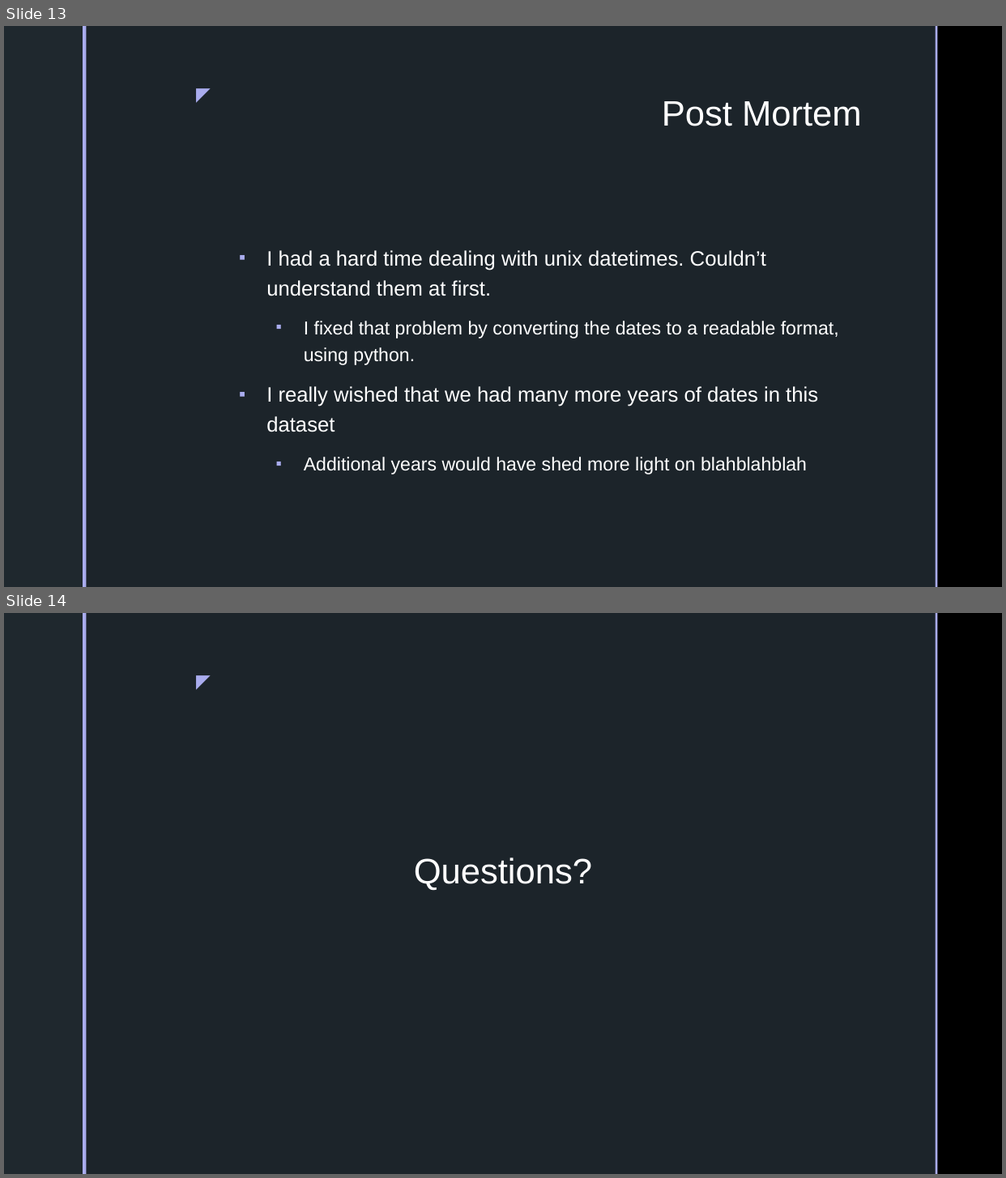
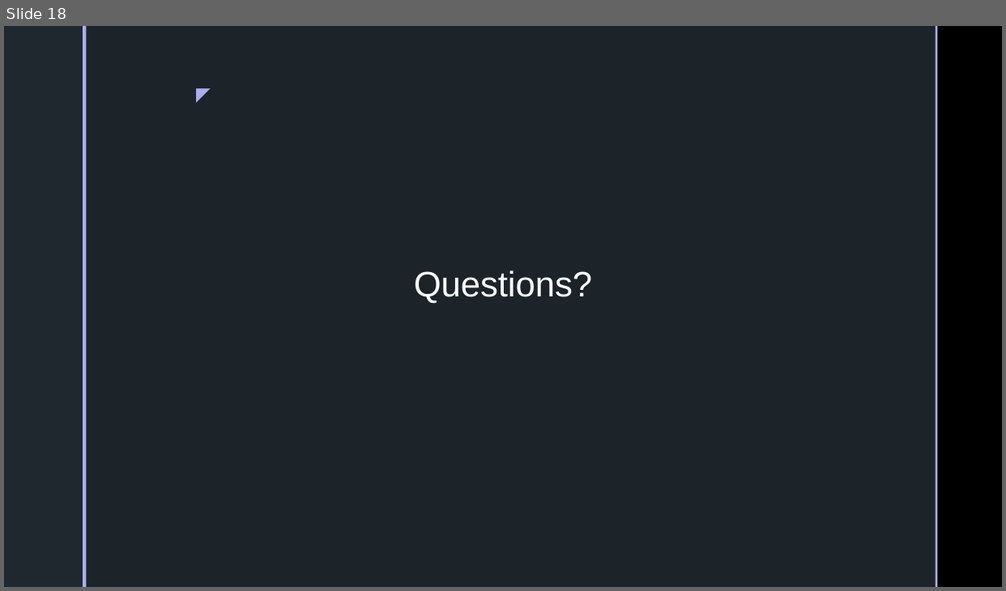
Before and after one commit to inkosi-codes/Covid-19-and-Low-Income-Communities, a slide deck: docs/Presentation/Power-Point.pptx. Shown one above the other, each under a label of ours: slides 13 and 14 before the commit, slide 18 after it. The pictures are 1006x1178 and 1006x591 pixels, drawn with LibreOffice and Linux fonts; fonts in the diff are those of the drawing; background and template pictures are left out. Boxes give left, top, right and bottom in pixels: in the first picture for what was removed or moved away, otherwise in the second. Text is boxed around its words. In the diff, an @@ line names an element or a change of style, - is before the commit and + after.

```diff
--- a/docs/Presentation/Power-Point.pptx
+++ b/docs/Presentation/Power-Point.pptx
@@ slide 13 removed at box(4, 26, 1002, 587), background picture (left out); not listed: 5 template elements that a slide beside it also shows @@
@@ title removed at box(662, 101, 862, 126) @@
-Post Mortem
@@ text removed at box(266, 250, 839, 475) @@
-▪ I had a hard time dealing with unix datetimes. Couldn’t understand them at first.
-  ▪ I fixed that problem by converting the dates to a readable format, using python.
-▪ I really wished that we had many more years of dates in this dataset
-  ▪ Additional years would have shed more light on blahblahblah
@@ what was slide 14 is now slide 18 @@
```
Also in this commit, not shown: 6 slides changed, 7 slides added, 2 other slides removed, 5 other files.
